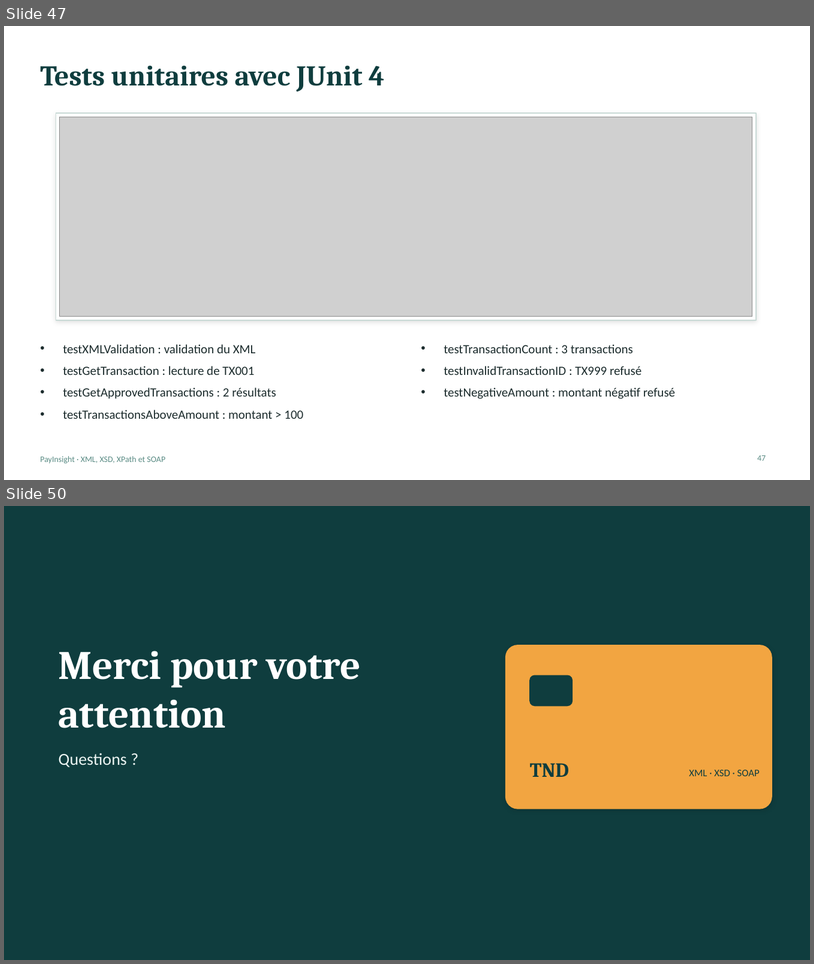
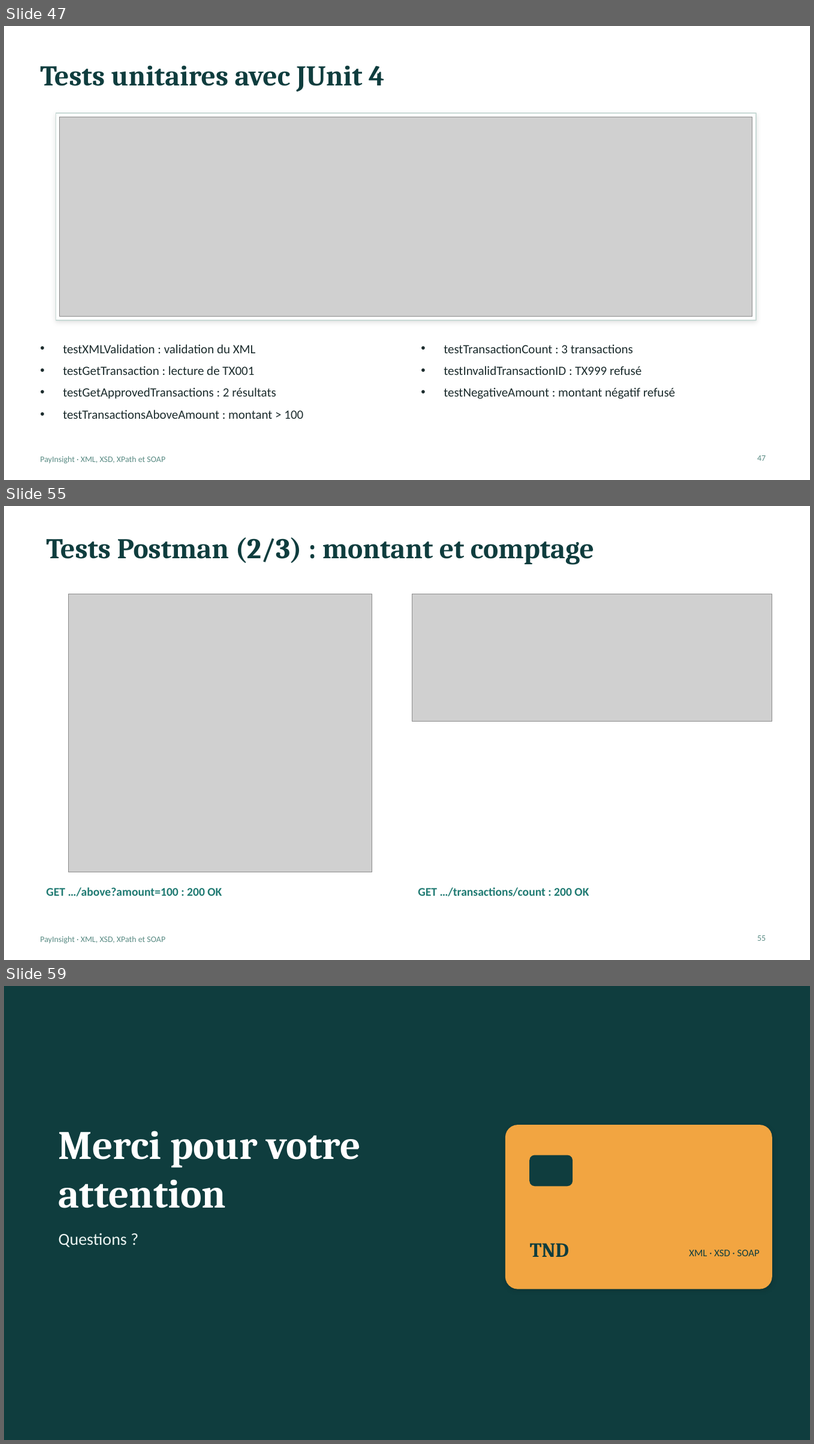
Before and after one commit to bouassidachayma/PayInsight, a slide deck: PayInsight_Presentation.pptx. Shown one above the other, each under a label of ours: slides 47 and 50 before the commit, slides 47, 55 and 59 after it; the slides between them are not shown. The pictures are 814x964 and 814x1444 pixels, drawn with LibreOffice and Linux fonts; fonts in the diff are those of the drawing; grey boxes stand for pictures. Boxes give left, top, right and bottom in pixels: in the first picture for what was removed or moved away, otherwise in the second. Text is boxed around its words. In the diff, an @@ line names an element or a change of style, - is before the commit and + after.

```diff
--- a/PayInsight_Presentation.pptx
+++ b/PayInsight_Presentation.pptx
@@ slide 55 added at (x1=4, y1=506, x2=810, y2=960), background #FFFFFF; not listed: 1 template element that a slide beside it also shows @@
@@ title added at (x1=46, y1=537, x2=594, y2=565), 34 pt, text #0F3D3E, bold @@
+Tests Postman (2/3) : montant et comptage
@@ picture added at (x1=68, y1=594, x2=372, y2=872) @@
@@ picture added at (x1=413, y1=594, x2=772, y2=721) @@
@@ text added at (x1=46, y1=887, x2=222, y2=896), 14 pt, text #1F7A72, bold @@
+GET …/above?amount=100 : 200 OK
@@ text added at (x1=418, y1=887, x2=589, y2=896), 14 pt, text #1F7A72, bold @@
+GET …/transactions/count : 200 OK
@@ page number added at (x1=758, y1=935, x2=766, y2=940), 10 pt, text #5B8C85 @@
+55
@@ what was slide 50 is now slide 59 @@
```
Also in this commit, not shown: 11 slides changed, 8 other slides added.
